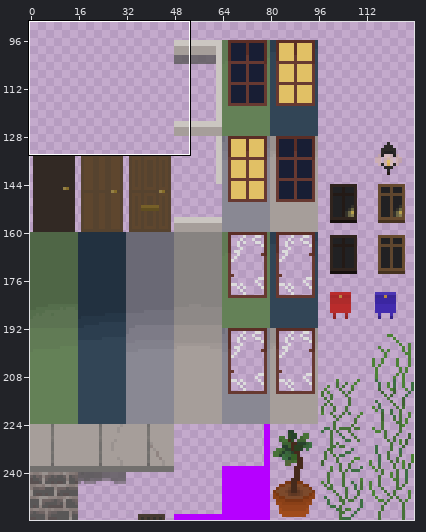
Two versions of one sprite sheet, sprites/tiles/outside tiles.png. The first picture is a wide view before the edit; the outline marks the close-up.
Close-up. Before the commit:
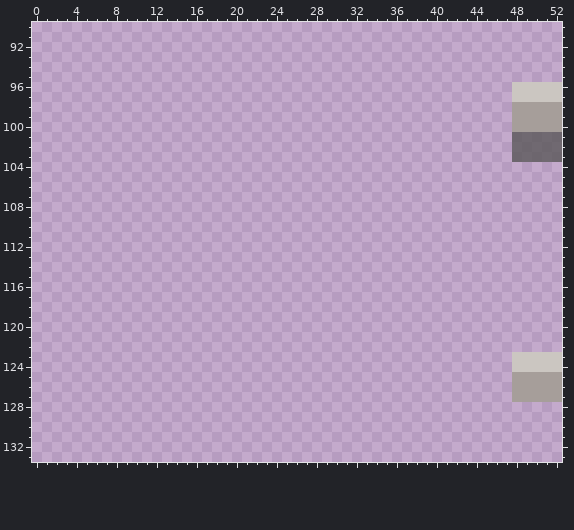
The file is 128x256 pixels. Pixels under 10% opacity are left out. Colours within 5 levels of each other are drawn and written as one. Shown: x 0..52, y 90..133. The wide view leaves out empty margins.
After the commit:
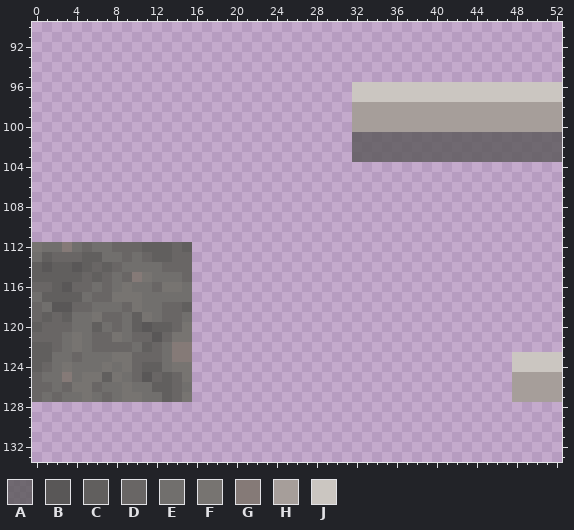
Palette (. is transparent): A #595757c7  B #595757  C #615f5e  D #696665  E #716f6d  F #777471  G #857a77  H #a69e9a  J #cbc6c1
The edit:
y 96..97: x 32..47 ................ -> JJJJJJJJJJJJJJJJ
y 98..100: x 32..47 ................ -> HHHHHHHHHHHHHHHH
y 101..103: x 32..47 ................ -> AAAAAAAAAAAAAAAA
y 112: x 0..15 ................ -> FEEGEDEEDDDCCCDC
y 113: x 0..15 ................ -> ECDDDCCEEDEDCCDD
y 114: x 0..15 ................ -> CBCCBCDCDEEEEDDD
y 115: x 0..15 ................ -> CCCCCDCDEDGFEEED
y 116: x 0..15 ................ -> DDCBDDEDEFEEDFFE
y 117: x 0..15 ................ -> ECCCCEDDFFFEEEEE
y 118: x 0..15 ................ -> DEBBDDEEEDFEEDDC
y 119: x 0..15 ................ -> DCDCEEFDDECFEDDE
y 120: x 0..15 ................ -> CDDDEECEDECBCCDF
y 121: x 0..15 ................ -> DDDEFEDDFEDDBDFF
y 122: x 0..15 ................ -> CCDEFEDDDDECDEGG
y 123: x 0..15 ................ -> CCEEDEEEFFDDDEGG
y 124: x 0..15 ................ -> CDEFEEEFEFDCCEFF
y 125: x 0..15 ................ -> DEEGEFFCFEDBDCDF
y 126: x 0..15 ................ -> DDEDFFDEEFEECCDE
y 127: x 0..15 ................ -> DEDEEFEDEFFEECDF
